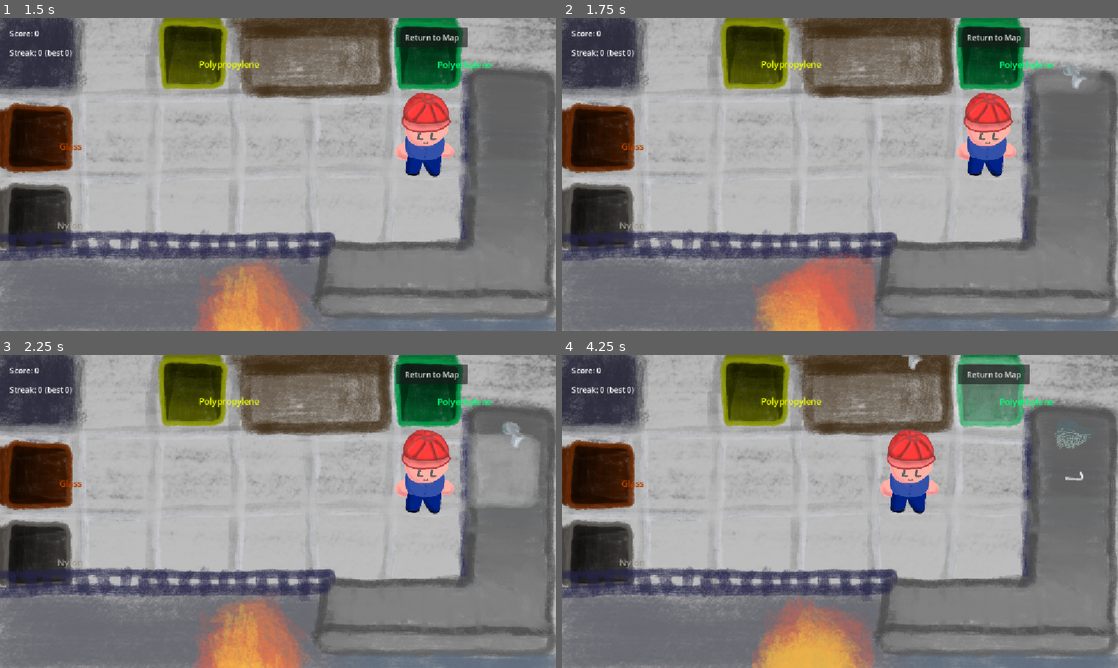
Above: before the commit, frames 1-4 (two rows, left to right).
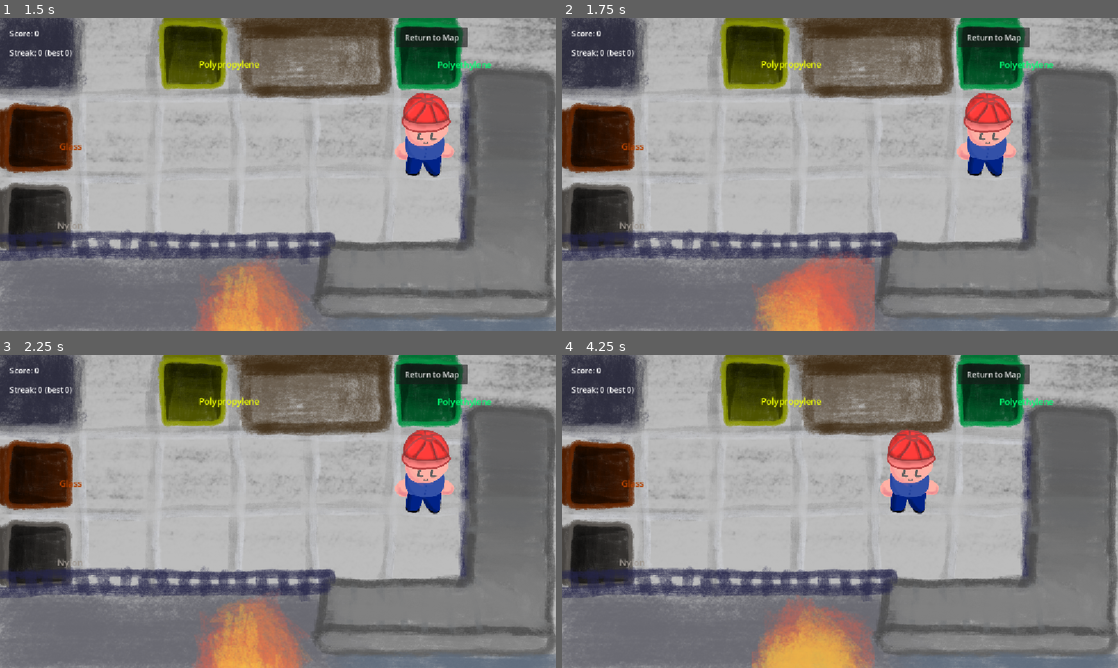
Above: after the commit, the same moments.

Repository: helloworld2540/isle2
Game: Godot game, scene res://scenes/upcycle.tscn
The game is run twice, just before and just after one commit, with the same random seed, the same clock (stepped at 60 frames per second) and the same inputs. This scene is started directly instead of the project's main scene.
Inputs (mouse positions are in pixels of both pictures, inside the frame that each line leads up to):
- Up to frame 1 (1.5 s): click "Got it" at 0.5 s; tap Enter (ui_accept) at 1.25 s; move the mouse to (400, 158) at 1.27 s; tap Tab at 1.35 s; click (400, 158) at 1.42 s
- Up to frame 2 (1.75 s): tap Enter (ui_accept) at 1.52 s
- Up to frame 3 (2.25 s): drag from (166, 527) to (250, 574) at 2.02 s
- Up to frame 4 (4.25 s): move the mouse to (895, 442) at 2.77 s; tap Tab at 2.85 s; click (895, 442) at 2.92 s; drag from (812, 574) to (673, 464) at 3.52 s

Frame 1 is identical in both runs. In frame 2, 0.6% of the frame differs, in the area x 84-96%, y 10-24%; in frame 3, 3.0%, in the area x 83-98%, y 21-49%; in frame 4, 2.8%.

Commit message:
polish: [`docs`] Polish: [economy] upcycle pacing, score safety, reef economy and inventory base

Diff:
--- a/scripts/game_state.gd
+++ b/scripts/game_state.gd
@@ -148,10 +148,10 @@
 	return float(lvl) * 12.0
 
 func get_inventory_capacity() -> int:
-	return 30 + inventory_capacity_level * 15
+	return 60 + inventory_capacity_level * 20
 
 func purchase_inventory_capacity() -> bool:
-	var cost := 8 + inventory_capacity_level * 4
+	var cost := 6 + inventory_capacity_level * 3
 	if not spend_trash(cost):
 		return false
 	inventory_capacity_level += 1
--- a/scripts/reef_rescue.gd
+++ b/scripts/reef_rescue.gd
@@ -237,12 +237,13 @@
 			_game_over_summary()
 		return
 	else:
-		var weight := int(clampf(root.size * 100.0, 1.0, 100.0))
+		var weight := 1
 		_garbage_combo += 1
 		_combo_timer = 2.0
 		var multiplier := 1 + int(_garbage_combo / 3)
-		var bonus := weight * (multiplier - 1) if multiplier > 1 else 0
-		garbage += weight + bonus
+		# Each collected trash is exactly 1 kg; combo only earns a small score pop.
+		garbage += 1.0
+		GameState.upcycle_score += multiplier
 		AudioManager.play_sfx("pickup")
 		var t := "+%d kg" % weight if multiplier <= 1 else "+%d kg x%d" % [weight, multiplier]
 		_popup(t, Color(0.95, 0.95, 0.35, 1.0))
@@ -250,6 +251,9 @@
 		var ap2 := root.get_node_or_null("AnimationPlayer")
 		if ap2:
 			ap2.play("suck")
+		if GameState.get_free_capacity() <= 0:
+			_game_over_summary()
+			return
 
 func _game_over_summary() -> void:
 	if _leaving:
--- a/scripts/upcycle.gd
+++ b/scripts/upcycle.gd
@@ -29,8 +29,8 @@
 var _sorted_count := 0
 var carried_item: Node2D = null
 var spawn_timer := 0.0
-var SPAWN_INTERVAL := 1.0
-var belt_speed := 120.0
+var SPAWN_INTERVAL := 5.0
+var belt_speed := 80.0
 
 var _belt_banner_shown := false
 var drag_start_pos := Vector2.ZERO
@@ -111,13 +111,14 @@
 				item.set_meta("on_belt", false)
 				burn_item(item)
 
-	belt_speed = clampf(90.0 + float(score) * 0.4, 90.0, 220.0)
+	belt_speed = clampf(75.0 + float(score) * 0.3, 75.0, 180.0)
 	spawn_timer += delta
 
 	if _count_belt_items() < 5:
 		_belt_banner_shown = false
 
-	if spawn_timer >= SPAWN_INTERVAL:
+	var spawn_interval := clampf(5.0 - float(score) * 0.03, 1.5, 5.0)
+	if spawn_timer >= spawn_interval:
 		spawn_timer = 0.0
 		if _count_belt_items() < 10:
 			spawn_item()
@@ -201,7 +202,7 @@
 		bob.tween_property(item, "position:y", item.position.y + 6.0, 0.6).set_trans(Tween.TRANS_SINE).set_ease(Tween.EASE_IN_OUT)
 
 func burn_item(item: Node2D) -> void:
-	score -= 1
+	# No score penalty on belt burn; streak reset only.
 	sort_streak = 0
 	AudioManager.play_sfx("sort_bad", 0.88)
 	var ap := item.get_node_or_null("AnimationPlayer")
@@ -297,7 +298,6 @@
 			_spawn_bin_sparkle(target.global_position)
 			AudioManager.play_sfx("combo")
 		else:
-			score -= 1
 			AudioManager.play_sfx("sort_bad", 0.92)
 			sort_streak = 0
 			_shake_wrong_sort()
--- a/scripts/wm_menu.gd
+++ b/scripts/wm_menu.gd
@@ -252,7 +252,7 @@
 	return "Upgrade Deep Cache -> tier %d (+debris) — %d upcycle score" % [GameState.deep_cache_tier + 1, 15 * (GameState.deep_cache_tier)]
 
 func _inv_cap_text() -> String:
-	return "Inventory Cap: Lv.%d — %d/%d kg (cost %d trash)" % [GameState.inventory_capacity_level, GameState.trash_inventory, GameState.get_inventory_capacity(), 8 + GameState.inventory_capacity_level * 4]
+	return "Inventory Cap: Lv.%d — %d/%d kg (cost %d trash)" % [GameState.inventory_capacity_level, GameState.trash_inventory, GameState.get_inventory_capacity(), 6 + GameState.inventory_capacity_level * 3]
 
 func _buy_move() -> void:
 	if not GameState.spend_trash(_move_cost()):
@@ -328,7 +328,7 @@
 		_deep_cache_upgrade_btn.text = _deep_cache_upgrade_text()
 		_deep_cache_upgrade_btn.disabled = (not GameState.deep_cache)
 	if is_instance_valid(_inv_cap_btn):
-		var cost := 8 + GameState.inventory_capacity_level * 4
+		var cost := 6 + GameState.inventory_capacity_level * 3
 		_inv_cap_btn.disabled = GameState.trash_inventory < cost
 		_inv_cap_btn.text = _inv_cap_text()
 	if is_instance_valid(_upgrade_fast_btn):
Not shown, changed: AGENTS.md
Not shown, changed: SOUL.md
Not shown, changed: TODO.md
Not shown, changed: sprint.md
